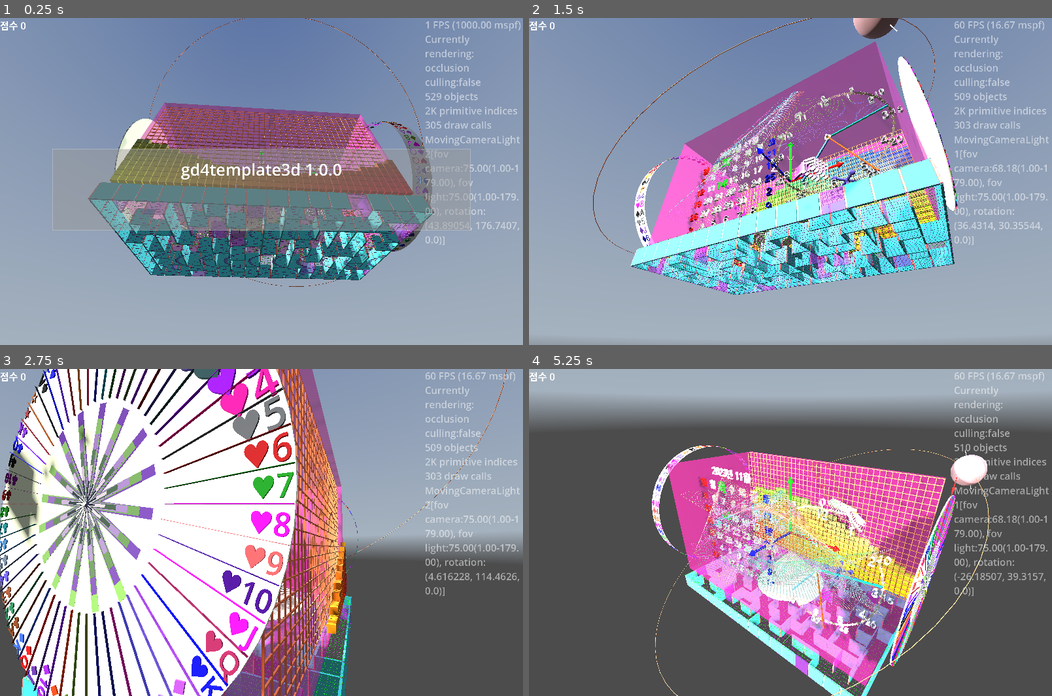
Above: before the commit, frames 1-4 (two rows, left to right).
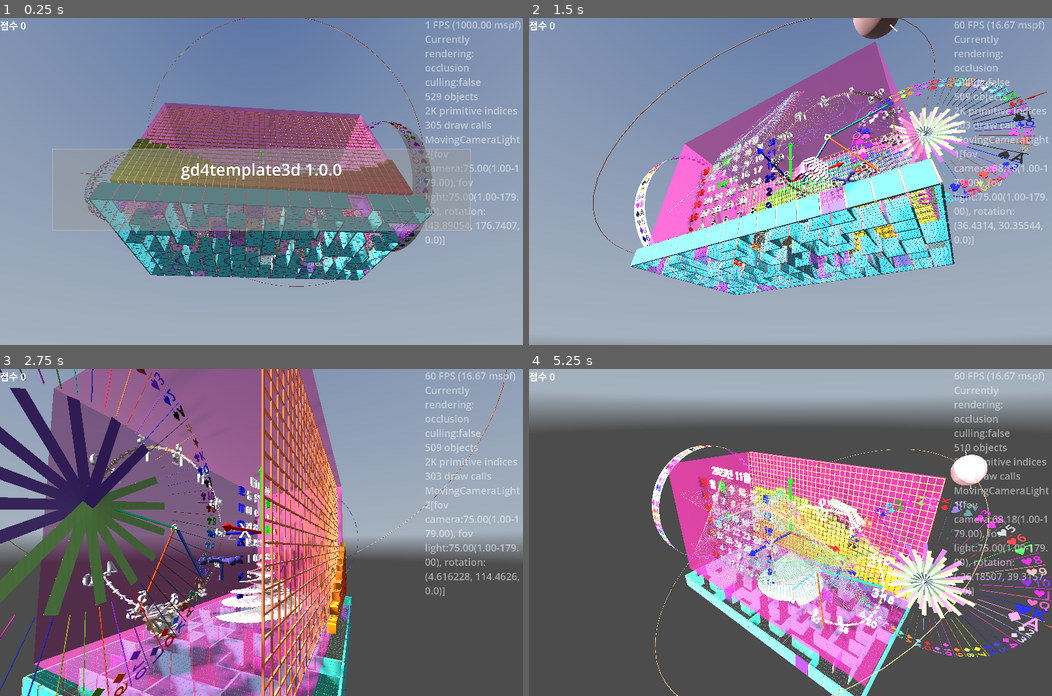
Above: after the commit, the same moments.

Repository: kasworld/gd4template3d
Game: Godot game, scene res://main.tscn
The game is run twice, just before and just after one commit, with the same random seed, the same clock (stepped at 60 frames per second) and the same inputs. A sky picture missing from this copy of the repository is replaced by a grey-blue gradient.
Inputs (mouse positions are in pixels of both pictures, inside the frame that each line leads up to):
- Up to frame 1 (0.25 s): no input
- Up to frame 2 (1.5 s): tap Enter at 0.5, 0.6 s; move the mouse to (905, 165) at 0.52 s; click (905, 165) at 0.67 s; move the mouse to (685, 197) at 1.27 s; tap Delete at 1.35 s; click (685, 197) at 1.42 s
- Up to frame 3 (2.75 s): move the mouse to (313, 460) at 2.02 s; tap Enter at 2.1 s; click (313, 460) at 2.17 s
- Up to frame 4 (5.25 s): move the mouse to (764, 597) at 2.77 s; tap Delete at 2.85, 4.35 s; click (764, 597) at 2.92 s; move the mouse to (947, 581) at 3.52 s; tap Enter at 3.6, 5.1 s; click (947, 581) at 3.67 s; move the mouse to (633, 483) at 4.27 s; click (633, 483) at 4.42 s; move the mouse to (816, 532) at 5.02 s; click (816, 532) at 5.17 s

The runs differ from the first frame. In frame 1, 0.9% of the frame differs, in the area x 15-41%, y 29-65%; in frame 2, 5.2%; in frame 3, 54%, in the area x 0-67%, y 0-100%; in frame 4, 7.4%.

Commit message:
update RouletteWheel

Diff:
--- a/main.gd
+++ b/main.gd
@@ -67,8 +67,8 @@
 	wheel.rotation_stopped.connect(wheel결과가결정됨)
 	add_child(wheel)
 	wheel.position = Vector3(WorldSize.x/2 + 2, 0,0)
-	wheel.rotation.y = PI/2
-	#wheel.선택rad바꾸기(rot)
+	#wheel.rotation.y = PI/2
+	#wheel.선택rad바꾸기(PI/2)
 	wheel돌리기()
 
 func make_random_color() -> Color:
--- a/roulette_wheel/roulette_wheel.gd
+++ b/roulette_wheel/roulette_wheel.gd
@@ -3,7 +3,7 @@
 
 signal rotation_stopped(n :int)
 
-var 선택rad :float = 0.0
+var 선택rad :float
 var id :int
 var 반지름 :float
 var 깊이 :float
@@ -49,12 +49,13 @@
 	$"돌림/BarTree3".rotation.x = PI/2
 
 	$화살표.set_size(반지름/5,깊이/2, 깊이*1.5,0.5).set_color(화살표색)
-	선택rad바꾸기(선택rad)
+	선택rad바꾸기(PI/2)
 	return self
 
 func 선택rad바꾸기(rad :float) -> void:
-	$화살표.rotation = Vector3(0, 0, PI-rad)
-	$화살표.position = Vector3(sin(rad) *반지름*1.1, cos(rad) *반지름*1.1, 0 )
+	선택rad = rad
+	$화살표.rotation = Vector3(0, 0, rad)
+	$화살표.position = Vector3(sin(PI-rad) *반지름*1.1, cos(PI-rad) *반지름*1.1, 0 )
 
 func 색바꾸기(원판색 :Color, 장식색 :Color, 화살표색 :Color) -> void:
 	$"돌림/원판".mesh.material.albedo_color = 원판색
@@ -128,7 +129,7 @@
 func 선택된cell얻기() -> RouletteCell:
 	if cell_list.size() == 0 :
 		return null
-	var rad = $"돌림".rotation.z - 선택rad - PI/2
+	var rad = $"돌림".rotation.z - 선택rad
 	rad = fposmod(rad, 2*PI)
 	var 칸rad = 2*PI / cell_list.size()
 	for 현재칸번호 in cell_list.size():
--- a/roulette_wheel/roulette_wheel.tscn
+++ b/roulette_wheel/roulette_wheel.tscn
@@ -20,6 +20,7 @@
 [node name="돌림" type="Node3D" parent="."]
 
 [node name="원판" type="MeshInstance3D" parent="돌림"]
+visible = false
 mesh = SubResource("CylinderMesh_ed2fd")
 skeleton = NodePath("../..")
 
